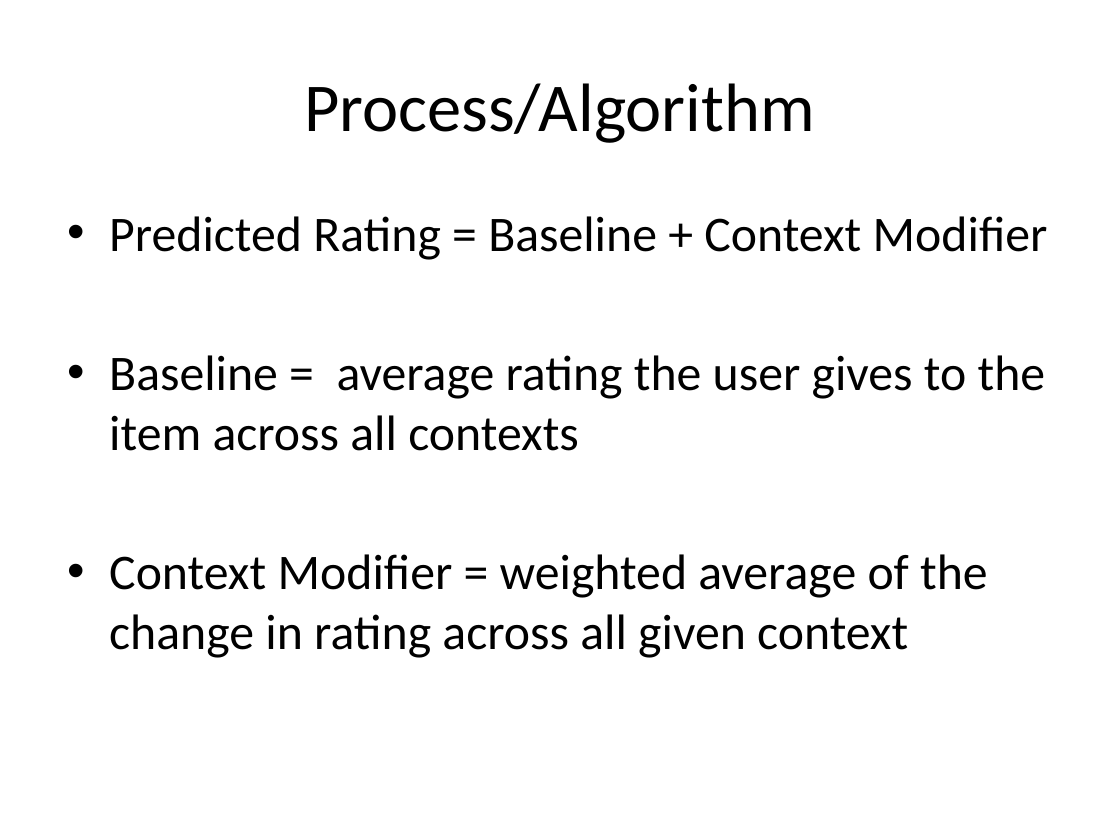
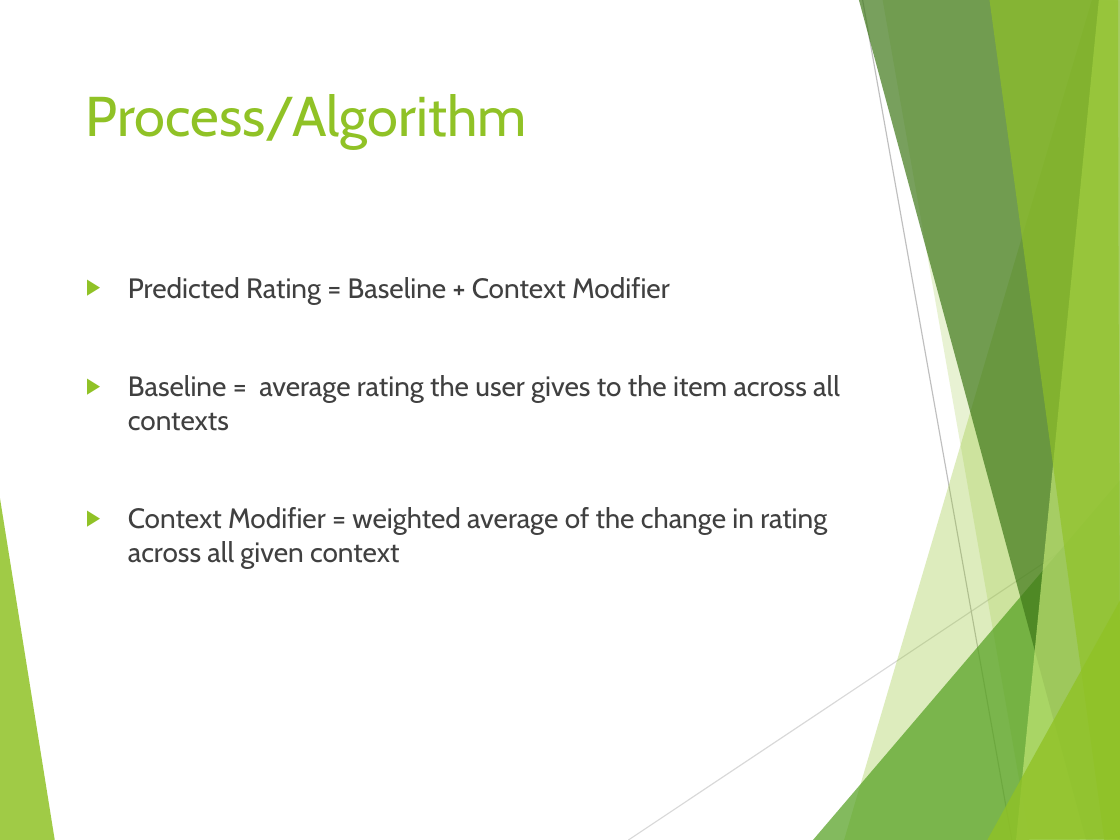
Before and after one commit to prabsingh/490FinalProject, a slide deck: slide 4 of ContextBasedRecommender.pptx. Drawn at 1120x840 pixels with LibreOffice and Linux fonts; fonts in the diff are those of the drawing. Boxes give left, top, right and bottom in pixels: in the first picture for what was removed or moved away, otherwise in the second. Text is boxed around its words. In the diff, an @@ line names an element or a change of style, - is before the commit and + after.

```diff
--- a/ContextBasedRecommender.pptx
+++ b/ContextBasedRecommender.pptx
@@ title "Process/Algorithm": place and size @@
-title "Process/Algorithm" at [304,83,815,143]
+title "Process/Algorithm" at [86,94,527,148]
@@ title "Process/Algorithm" at [86,94,527,148]: size 44 to 36 pt, font Calibri to Cabin, text colour #000000 to #90C226; alignment centre to left; vertical alignment middle to top @@
@@ text "Predicted Rating = Baseline + ...": place and size @@
-text "Predicted Rating = Baseline + ..." at [109,216,1048,658]
+text "Predicted Rating = Baseline + ..." at [128,277,840,568]
@@ text "Predicted Rating = Baseline + ..." at [128,277,840,568]: size 32 to 18 pt, font Calibri to Cabin, text colour #000000 to #404040; bullet • to ▶; more space between paragraphs @@
@@ group added at [0,0,1120,840]: 8 freeform shapes, 2 lines @@
```
Also in this commit, not shown: 4 other slides changed, 2 slides added, 1 slide removed.
